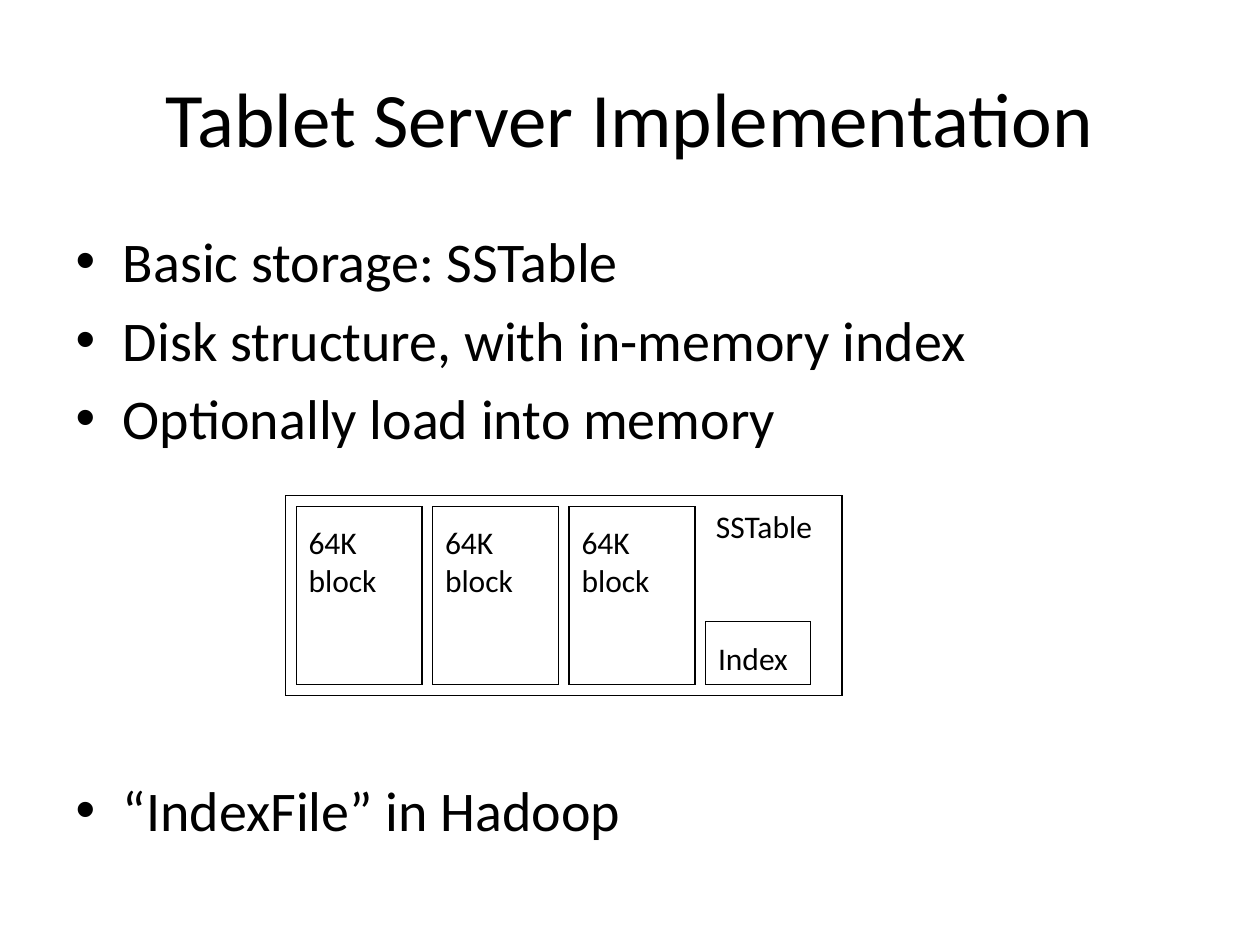
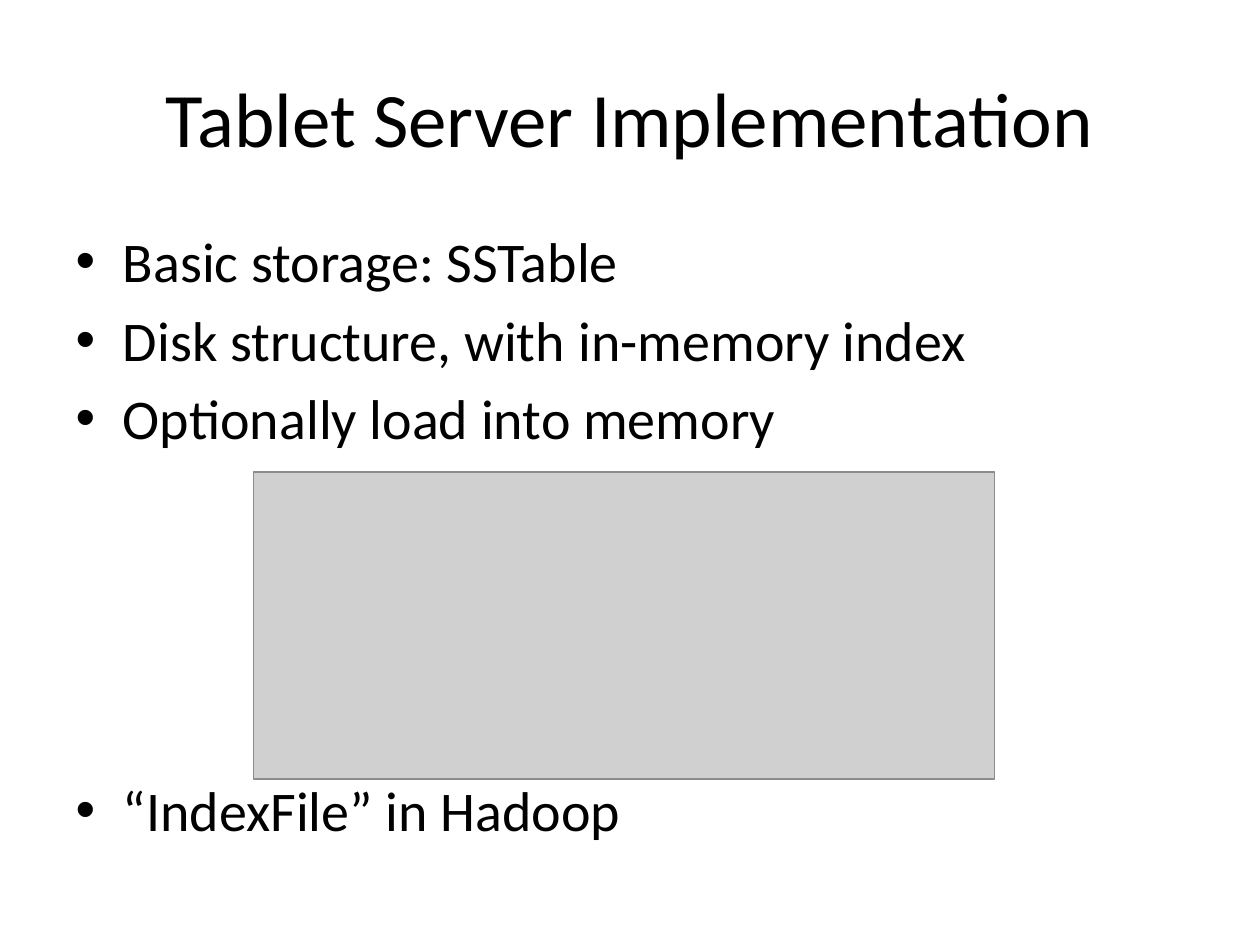
Before and after one commit to alxsoares/Foundations-of-Big-Data-System, a slide deck: slide 44 of gfs_bigtable/GFS_and_Bigtable_xuw.pptx. Drawn at 1260x945 pixels with LibreOffice and Linux fonts; fonts in the diff are those of the drawing; grey boxes stand for pictures. Boxes give left, top, right and bottom in pixels: in the first picture for what was removed or moved away, otherwise in the second. Text is boxed around its words. In the diff, an @@ line names an element or a change of style, - is before the commit and + after.

```diff
--- a/gfs_bigtable/GFS_and_Bigtable_xuw.pptx
+++ b/gfs_bigtable/GFS_and_Bigtable_xuw.pptx
@@ picture added at <box>253,472,994,780</box> @@
@@ rectangle removed at <box>286,496,843,696</box> @@
@@ rectangle removed at <box>296,507,422,685</box> @@
@@ rectangle removed at <box>432,507,558,685</box> @@
@@ rectangle removed at <box>570,507,696,685</box> @@
@@ text removed at <box>309,532,377,593</box> @@
-64K block
@@ text removed at <box>445,532,513,593</box> @@
-64K block
@@ text removed at <box>582,532,650,593</box> @@
-64K block
@@ text removed at <box>716,516,812,539</box> @@
-SSTable
@@ rectangle removed at <box>706,622,810,685</box> @@
@@ text removed at <box>718,648,788,671</box> @@
-Index
```
Also in this commit, not shown: 8 other slides changed, 17 other files.
